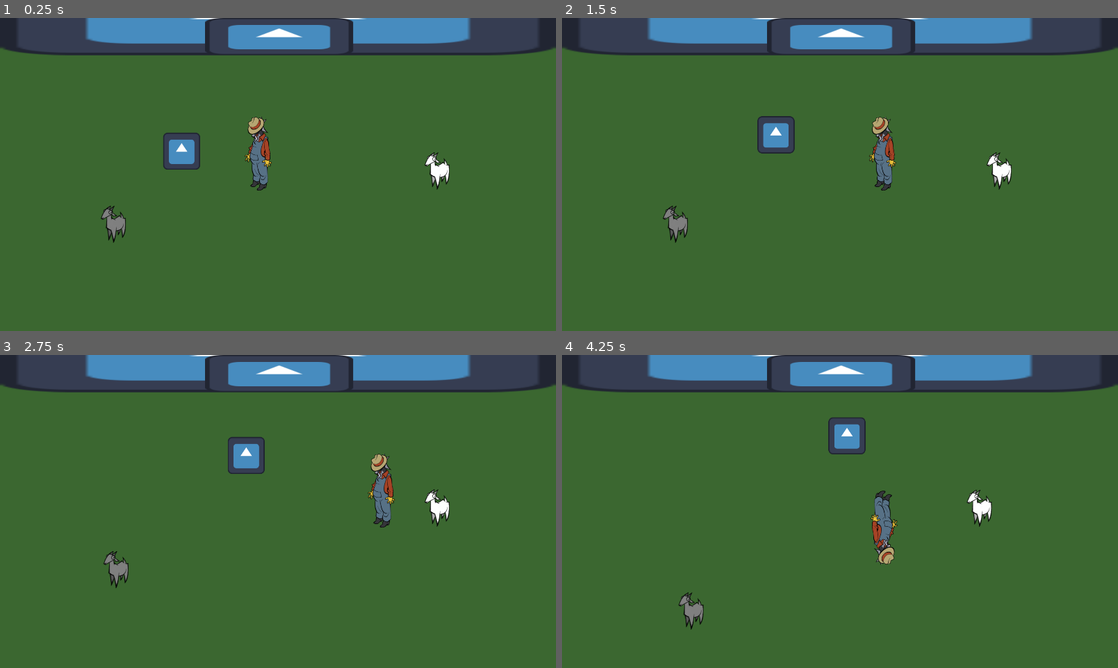
Above: before the commit, frames 1-4 (two rows, left to right).
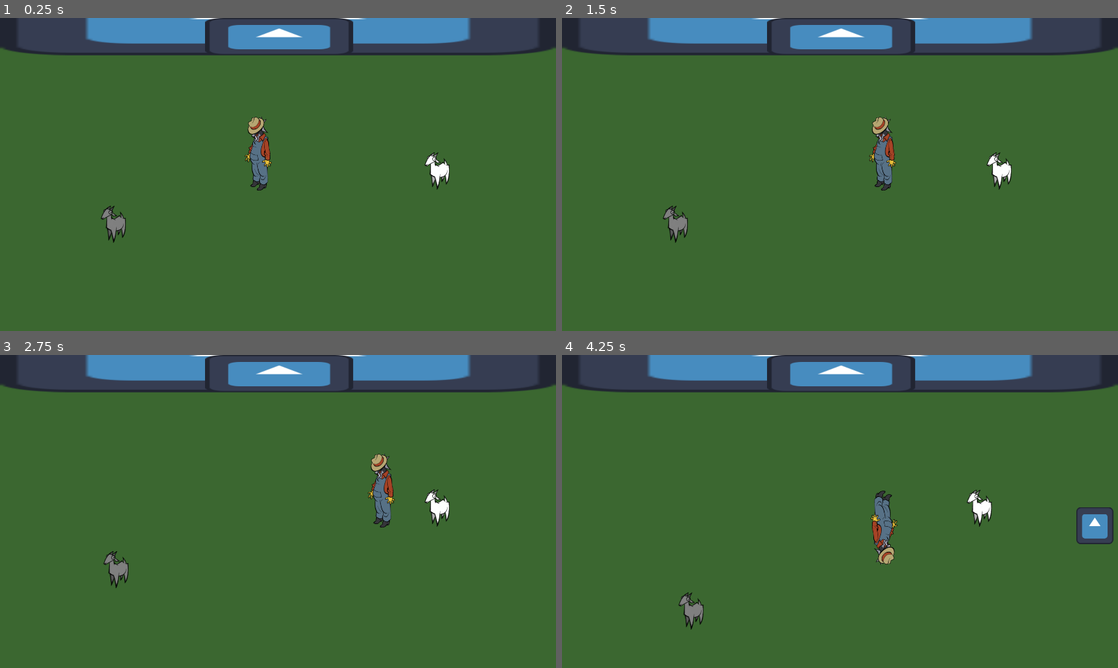
Above: after the commit, the same moments.

Repository: jadicodes/goat-game
Game: Godot game, scene res://farm/farm.tscn
Two runs of this game, one before a commit and one after it. Both use one fixed random seed, a clock stepped at 60 frames per second and the inputs below. The engine's default icon, where the game draws it, is replaced by a stand-in: a white triangle on a blue panel in a dark square.
Inputs (mouse positions are in pixels of both pictures, inside the frame that each line leads up to):
- Up to frame 1 (0.25 s): no input
- Up to frame 2 (1.5 s): tap Enter at 0.5 s; move the mouse to (962, 158) at 0.52 s; hold D (move_right) 0.53-1.25 s; hold E (interact) 0.53-1.25 s; click (962, 158) at 0.67 s; drag from (728, 190) to (917, 171) at 1.27 s
- Up to frame 3 (2.75 s): move the mouse to (333, 442) at 2.02 s; hold D (move_right) from 2.03 s (still down); tap Alt at 2.1 s
- Up to frame 4 (4.25 s): release D (move_right) at 2.75 s; drag from (812, 574) to (673, 464) at 2.77 s; move the mouse to (1006, 558) at 3.52 s; hold A (move_left) from 3.53 s (still down); hold E (interact) from 3.53 s (still down)

The runs differ from the first frame. In frame 1, 0.8% of the frame differs, in the area x 29-36%, y 36-49%; in frame 2, 0.8%; in frame 3, 0.8%; in frame 4, 1.6%, in the area x 47-100%, y 20-61%.

Commit message:
Update shopper enter and leave states

Diff:
--- a/project/farm/farm.tscn
+++ b/project/farm/farm.tscn
@@ -24,4 +24,4 @@
 position = Vector2(1508, 528)
 
 [node name="Shopper" parent="." instance=ExtResource("4_72csm")]
-position = Vector2(605, 471)
+position = Vector2(2252, 693)
--- a/project/shopper/shopper.gd
+++ b/project/shopper/shopper.gd
@@ -1,8 +1,10 @@
 class_name Shopper
 extends CharacterBody2D
 
+var speed : int = 100
 
-var speed : int = 100
+@onready var state_machine: StateMachine = $StateMachine
+
 
 func _physics_process(delta: float) -> void:
 	move_and_slide()
--- a/project/shopper/state_machine/shopper_enter_state.gd
+++ b/project/shopper/state_machine/shopper_enter_state.gd
@@ -3,5 +3,9 @@
 
 
 func enter(_previous_state_path: String, _data := {}) -> void:
-	shopper.velocity = Vector2.from_angle(randf_range(0, TAU)) * shopper.speed
+	shopper.velocity = ((get_viewport().size / 2.0) - shopper.global_position).normalized() * shopper.speed
+
+	await get_tree().create_timer(5).timeout
+
+	shopper.state_machine.transition_to_next_state(ShopperState.LEAVE)
 	# shopper.animation_player.play("run")
--- a/project/shopper/state_machine/shopper_leave_state.gd
+++ b/project/shopper/state_machine/shopper_leave_state.gd
@@ -1,2 +1,11 @@
 class_name ShopperLeaveState
 extends ShopperState
+
+
+func enter(_previous_state_path: String, _data := {}) -> void:
+	shopper.velocity = (shopper.global_position - (get_viewport().size / 2.0)).normalized() * shopper.speed
+
+	await get_tree().create_timer(5).timeout
+
+	shopper.queue_free()
+	# shopper.animation_player.play("run")
